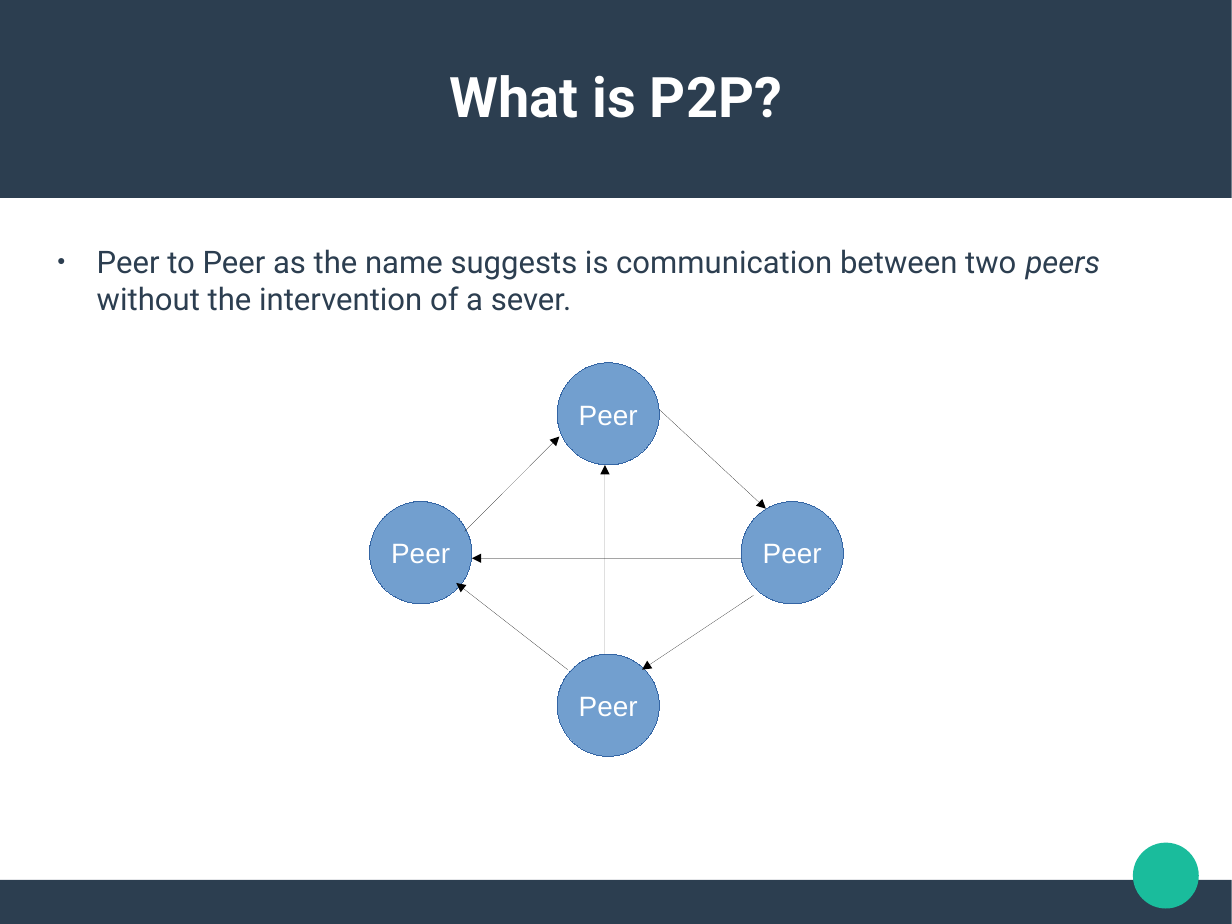
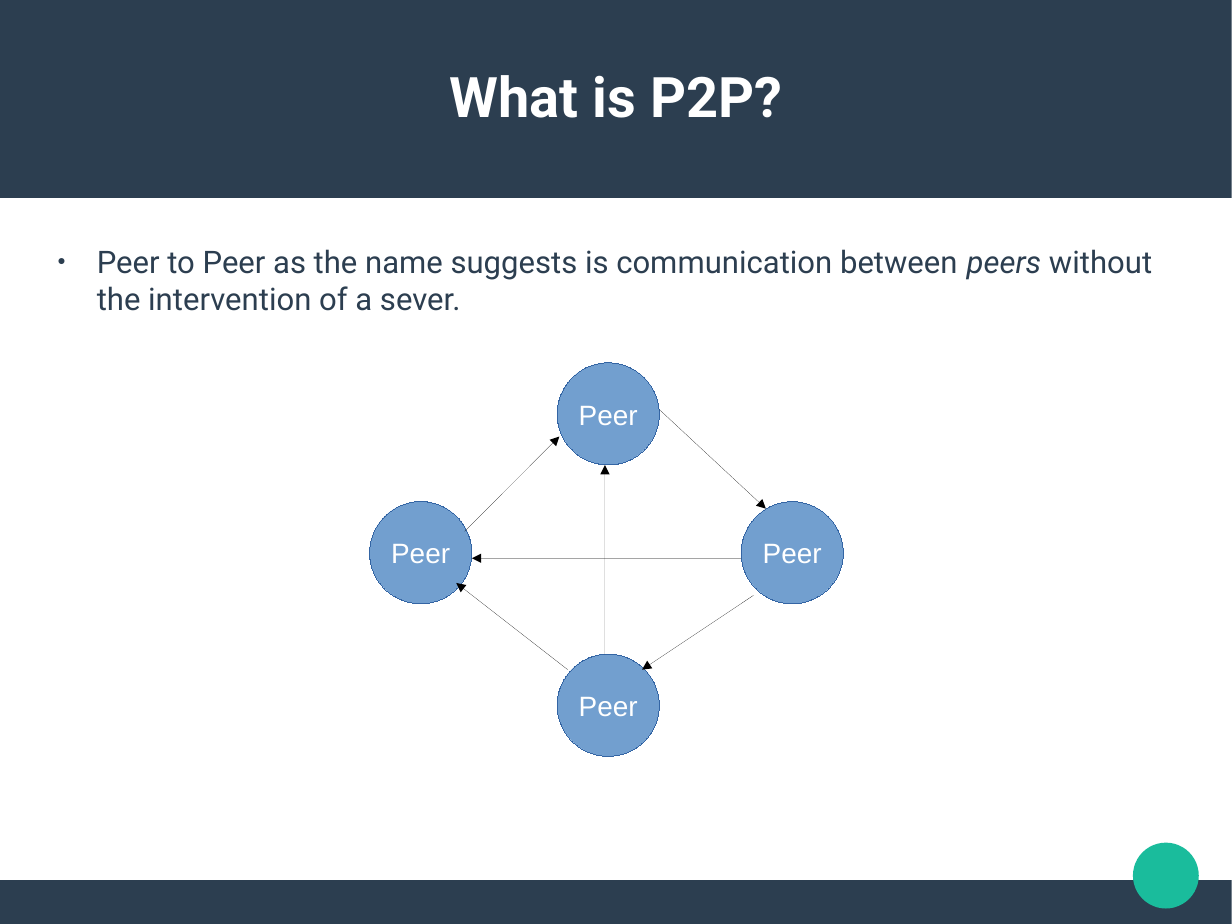
Before and after one commit to ishanjoshi02/TeSeminar, a slide deck: slide 5 of Presentation/Neeraj/Presentation.pptx. Drawn at 1232x924 pixels with LibreOffice and Linux fonts; fonts in the diff are those of the drawing. Boxes give left, top, right and bottom in pixels: in the first picture for what was removed or moved away, otherwise in the second. Text is boxed around its words. In the diff, an @@ line names an element or a change of style, - is before the commit and + after.

```diff
--- a/Presentation/Neeraj/Presentation.pptx
+++ b/Presentation/Neeraj/Presentation.pptx
@@ text at [97, 249, 1152, 311]: text changed @@
-● Peer to Peer as the name suggests is communication between two peers without the intervention of a sever.
+● Peer to Peer as the name suggests is communication between peers without the intervention of a sever.
```
Also in this commit, not shown: 1 other slide changed, 7 slides added, 2 slides removed, 8 other files.
